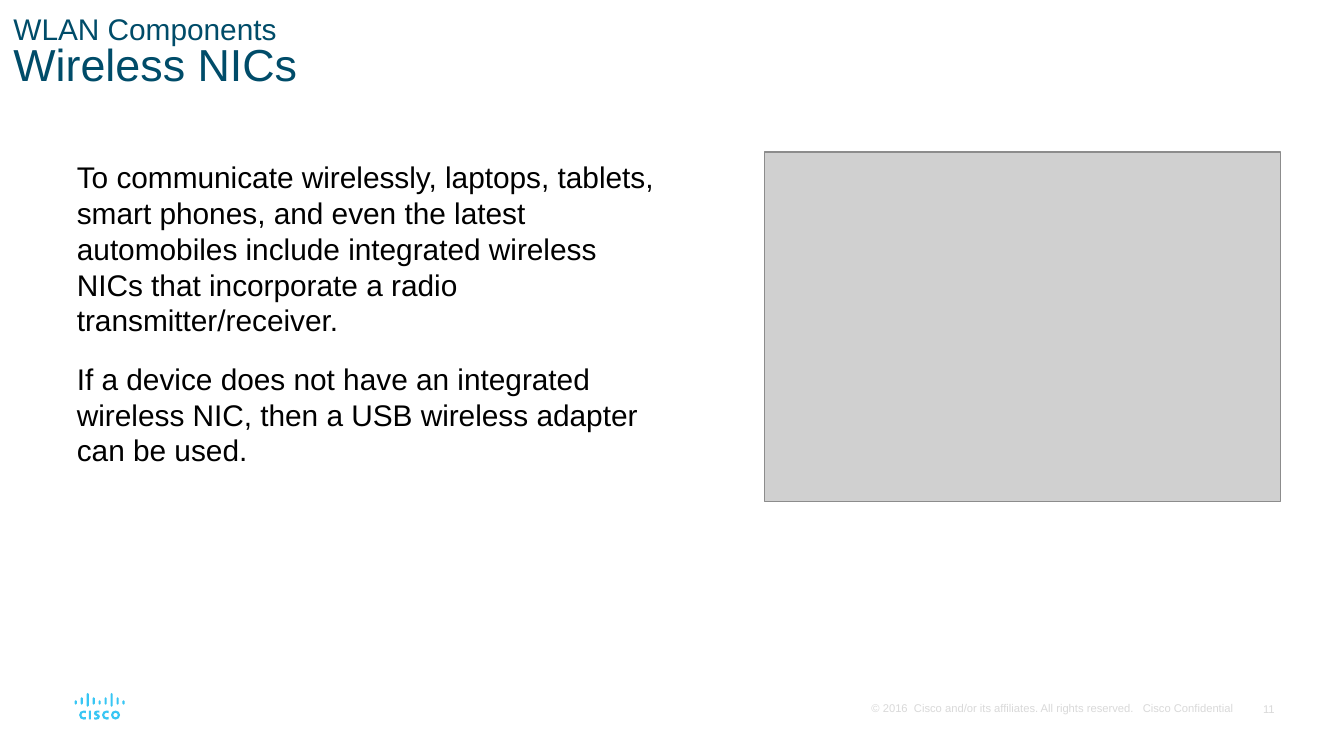
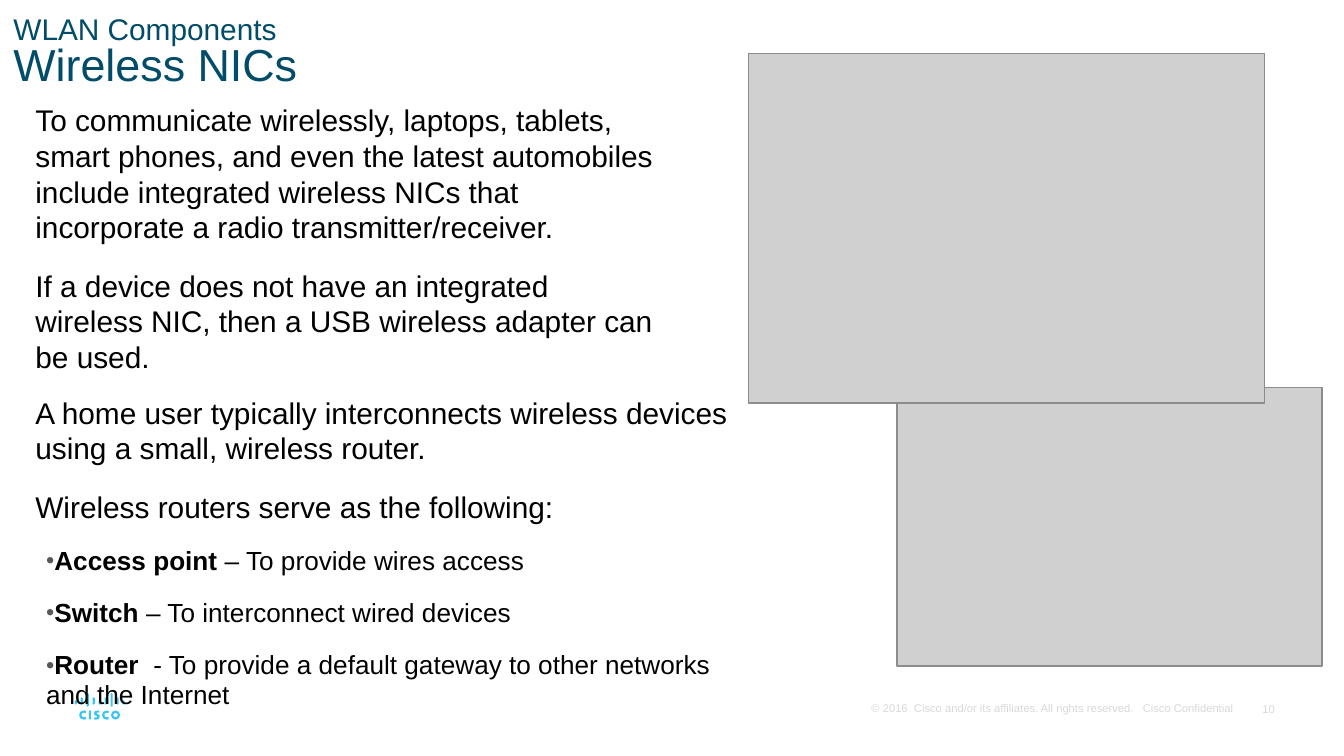
Before and after one commit to ECUbakers/PKH-2154, a slide deck: slide 10 of module5/SRWE_Module_12_talking points.pptx (slide 11 before the commit). Drawn at 1344x756 pixels with LibreOffice and Linux fonts; fonts in the diff are those of the drawing; grey boxes stand for pictures. Boxes give left, top, right and bottom in pixels: in the first picture for what was removed or moved away, otherwise in the second. Text is boxed around its words. In the diff, an @@ line names an element or a change of style, - is before the commit and + after.

```diff
--- a/module5/SRWE_Module_12_talking points.pptx
+++ b/module5/SRWE_Module_12_talking points.pptx
@@ picture: place and size @@
-picture at bbox=[765, 152, 1281, 501]
+picture at bbox=[749, 54, 1265, 403]
@@ text "To communicate wirelessly, laptops, tablets, ..." rewrapped from bbox=[77, 166, 654, 462] to bbox=[35, 109, 653, 369] @@
@@ picture added at bbox=[896, 387, 1321, 665] @@
@@ text added at bbox=[35, 402, 727, 707], 14 pt, text #000000 @@
+A home user typically interconnects wireless devices using a small, wireless router.
+Wireless routers serve as the following:
+  • Access point – To provide wires access
+  • Switch – To interconnect wired devices
+  • Router - To provide a default gateway to other networks and the Internet
@@ page number at bbox=[1262, 703, 1274, 716]: text changed @@
-11
+10
```
Also in this commit, not shown: 5 other slides changed, 12 slides removed, 1 other file.
